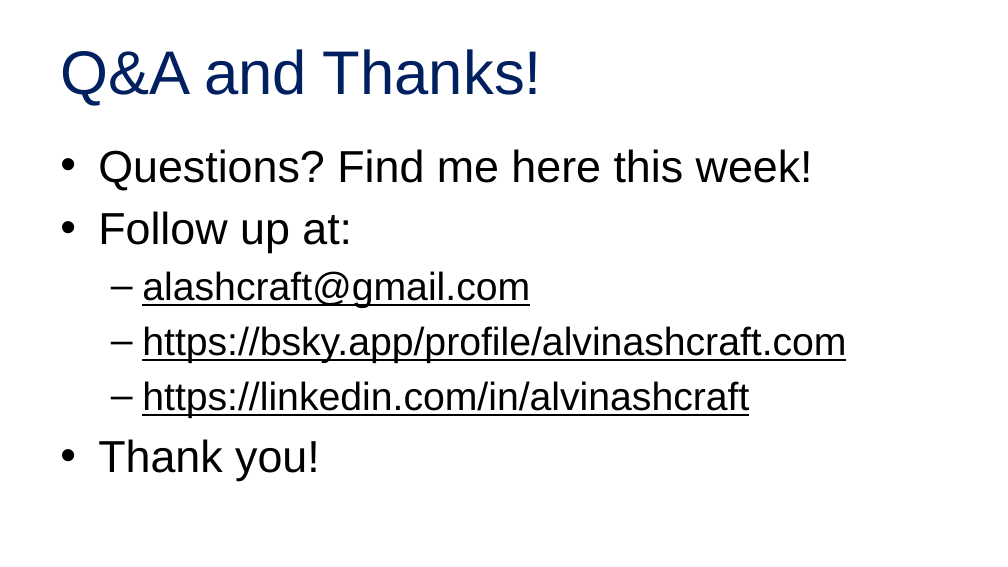
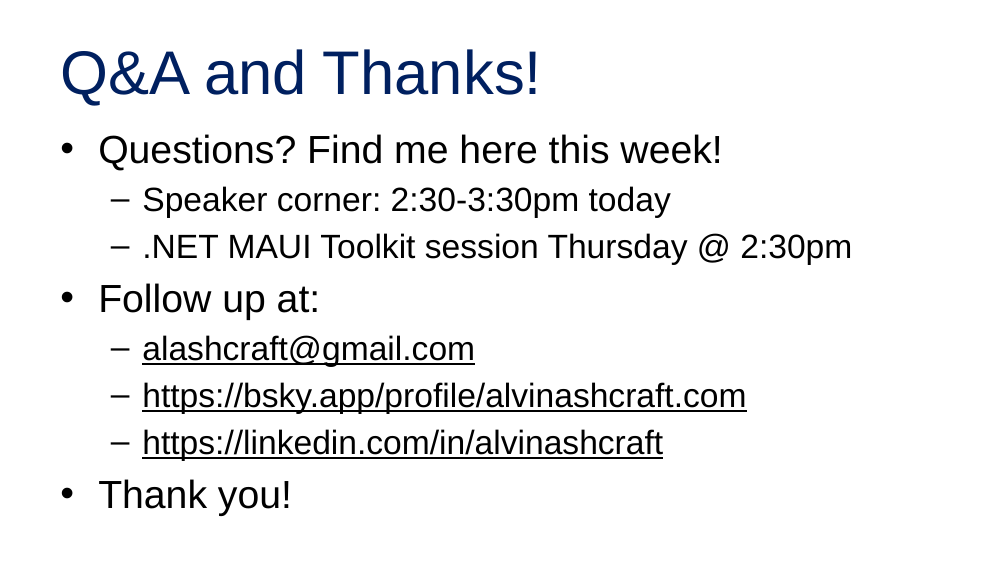
Before and after one commit to alvinashcraft/speaking, a slide deck: slide 23 of 2025/1116_VSLiveOrlando/Contributing to Learn/VSLive Orlando 25 - Become a MS Learn Contributor_AlvinAshcraft.pptx. Drawn at 1008x567 pixels with LibreOffice and Linux fonts; fonts in the diff are those of the drawing; background and template pictures are left out. Boxes give left, top, right and bottom in pixels: in the first picture for what was removed or moved away, otherwise in the second. Text is boxed around its words. In the diff, an @@ line names an element or a change of style, - is before the commit and + after.

```diff
--- a/2025/1116_VSLiveOrlando/Contributing to Learn/VSLive Orlando 25 - Become a MS Learn Contributor_AlvinAshcraft.pptx
+++ b/2025/1116_VSLiveOrlando/Contributing to Learn/VSLive Orlando 25 - Become a MS Learn Contributor_AlvinAshcraft.pptx
@@ text "Questions? Find me here this ..." moved from (x1=98, y1=149, x2=846, y2=481) to (x1=98, y1=134, x2=852, y2=516) @@
@@ text at (x1=98, y1=134, x2=746, y2=516): size 32 to 28 pt in "Questions? Find me here this week!", "Follow up at:", "Thank you!"; size 28 to 24 pt in "alashcraft@gmail.com", "https://bsky.app/profile/alvinashcraft.com", "https://linkedin.com/in/alvinashcraft" @@
@@ text at (x1=142, y1=186, x2=852, y2=265): paragraphs added @@
+  – Speaker corner: 2:30-3:30pm today
+  – .NET MAUI Toolkit session Thursday @ 2:30pm
```
Also in this commit, not shown: 5 other slides changed.
